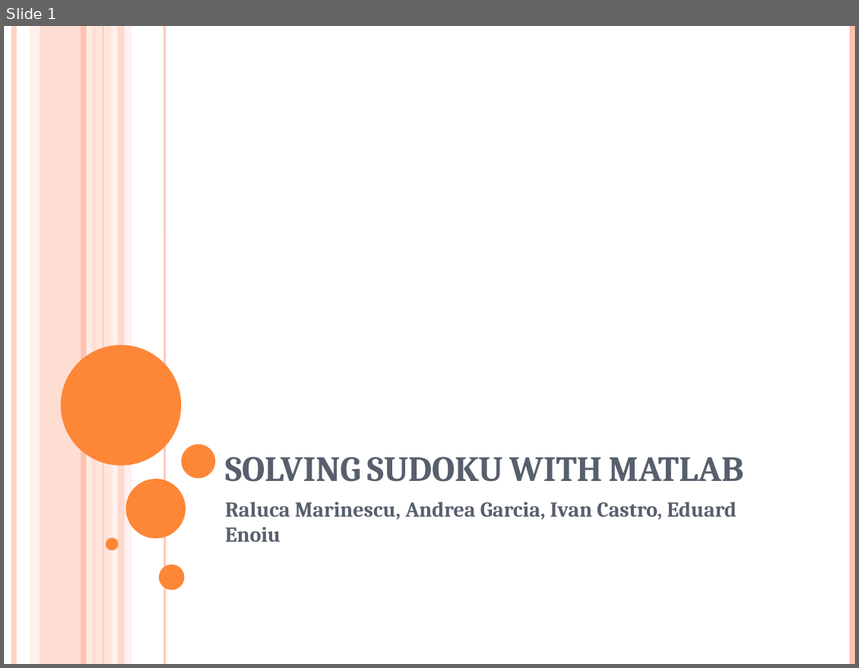
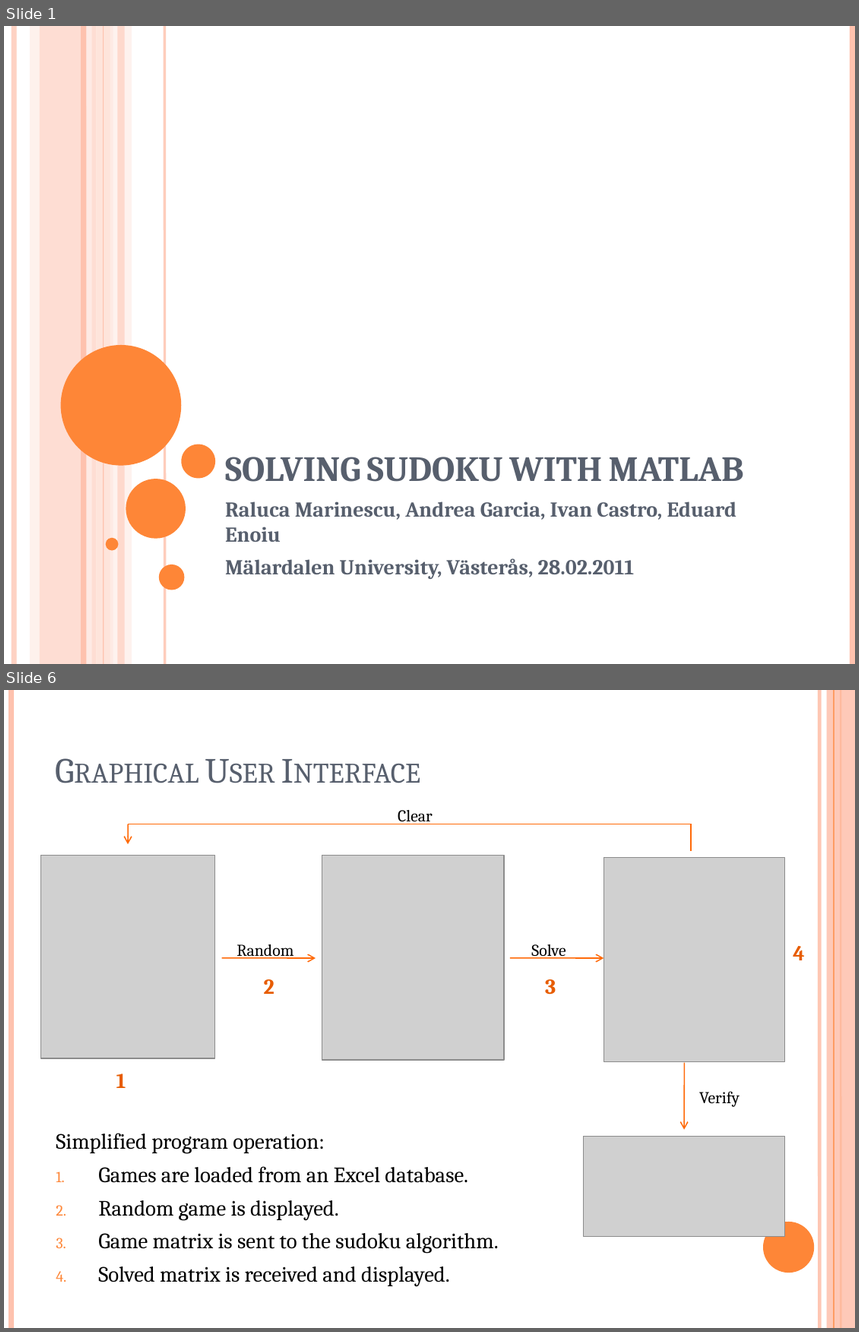
Before and after one commit to VivekVeeri/i-sudoku-matlab, a slide deck: doc/SOLVING SUDOKU WITH MATLAB.pptx. Shown one above the other, each under a label of ours: slide 1 before the commit, slides 1 and 6 after it; the slides between them are not shown. The pictures are 859x668 and 859x1332 pixels, drawn with LibreOffice and Linux fonts; fonts in the diff are those of the drawing; grey boxes stand for pictures. Boxes give left, top, right and bottom in pixels: in the first picture for what was removed or moved away, otherwise in the second. Text is boxed around its words. In the diff, an @@ line names an element or a change of style, - is before the commit and + after.

```diff
--- a/doc/SOLVING SUDOKU WITH MATLAB.pptx
+++ b/doc/SOLVING SUDOKU WITH MATLAB.pptx
@@ slide 6 added at (4,690,855,1328), background #FFFFFF @@
@@ line added from (11, 690) to (11, 1328), #FEC3AE 4.5 pt @@
@@ line added from (819, 690) to (819, 1328), #FEC3AE 3 pt @@
@@ rectangle added at (827,690,855,1328), fill #FEC3AE at 87% opacity @@
@@ line added from (834, 690) to (834, 1328), #FE8637 0.75 pt @@
@@ line added from (841, 690) to (841, 1328), #FE8637 1.5 pt @@
@@ title added at (47,716,742,795), 30 pt, text #575F6D, small capitals @@
+Graphical User Interface
@@ line added from (691, 825) to (129, 825), #FF6B0A 1 pt @@
@@ arrow added from (129, 825) to (129, 844), #FF6B0A 1 pt @@
@@ text added at (398,810,433,825), 14 pt, text #000000 @@
+Clear
@@ line added from (691, 851) to (691, 825), #FF6B0A 1 pt @@
@@ picture added at (40,855,215,1059) @@
@@ picture added at (322,855,505,1060) @@
@@ picture added at (604,858,785,1062) @@
@@ arrow added from (222, 958) to (316, 958), #FF6B0A 1 pt @@
@@ text added at (237,945,294,959), 14 pt, text #000000 @@
+Random
@@ arrow added from (509, 958) to (604, 958), #FF6B0A 1 pt @@
@@ text added at (531,945,566,959), 14 pt, text #000000 @@
+Solve
@@ text added at (793,946,804,961), 18 pt, text #E75C01, bold @@
+4
@@ text added at (264,980,275,994), 18 pt, text #E75C01, bold @@
+2
@@ text added at (545,980,556,995), 18 pt, text #E75C01, bold @@
+3
@@ text added at (116,1074,126,1088), 18 pt, text #E75C01, bold @@
+1
@@ arrow added from (684, 1063) to (684, 1130), #FF6B0A 1 pt @@
@@ text added at (699,1091,740,1107), 14 pt, text #000000 @@
+Verify
@@ text added at (56,1133,499,1287), 18.5 pt, text #000000 @@
+Simplified program operation:
+1. Games are loaded from an Excel database.
+2. Random game is displayed.
+3. Game matrix is sent to the sudoku algorithm.
+4. Solved matrix is received and displayed.
@@ picture added at (584,1137,785,1237) @@
@@ ellipse added at (763,1222,814,1273), fill #FE8637 @@
@@ slide 1 changed as well @@
@@ subtitle at (225,559,635,579): paragraph added @@
+Mälardalen University, Västerås, 28.02.2011
```
Also in this commit, not shown: 1 other slide changed, 18 other slides added, 1 other file.
